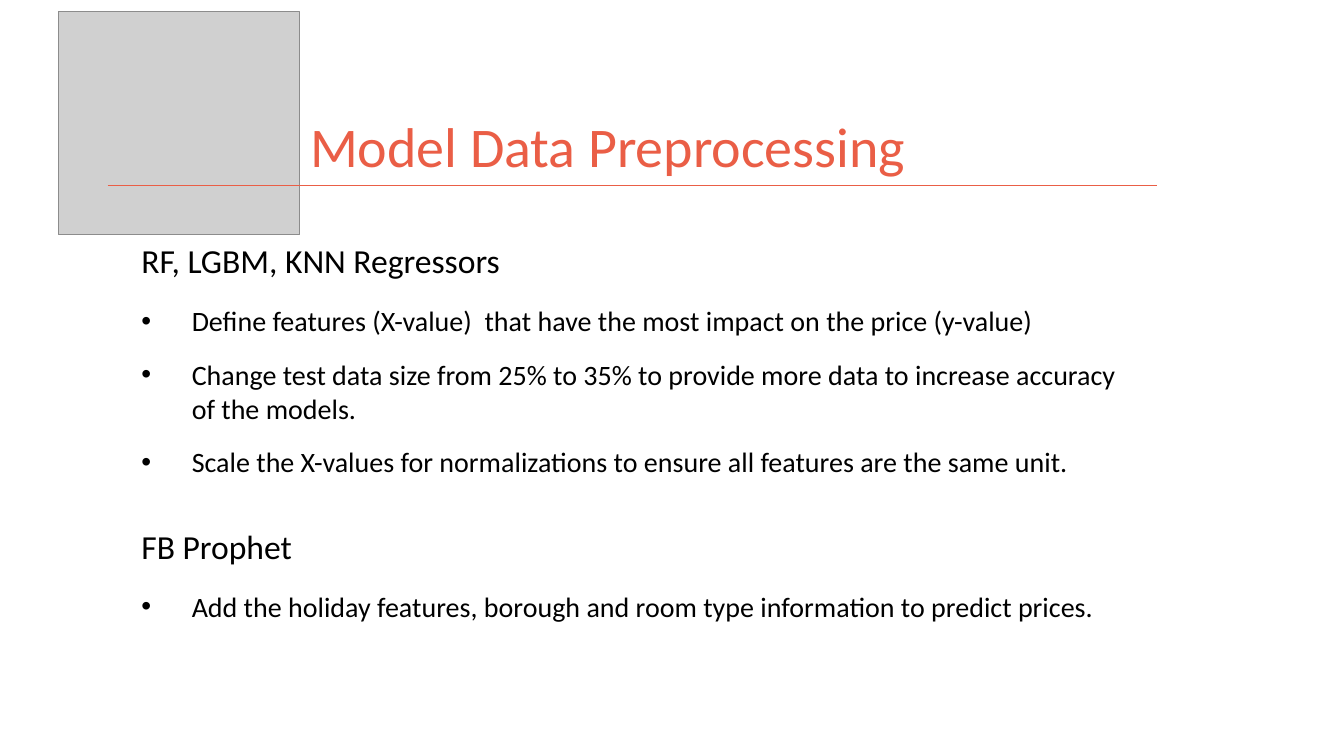
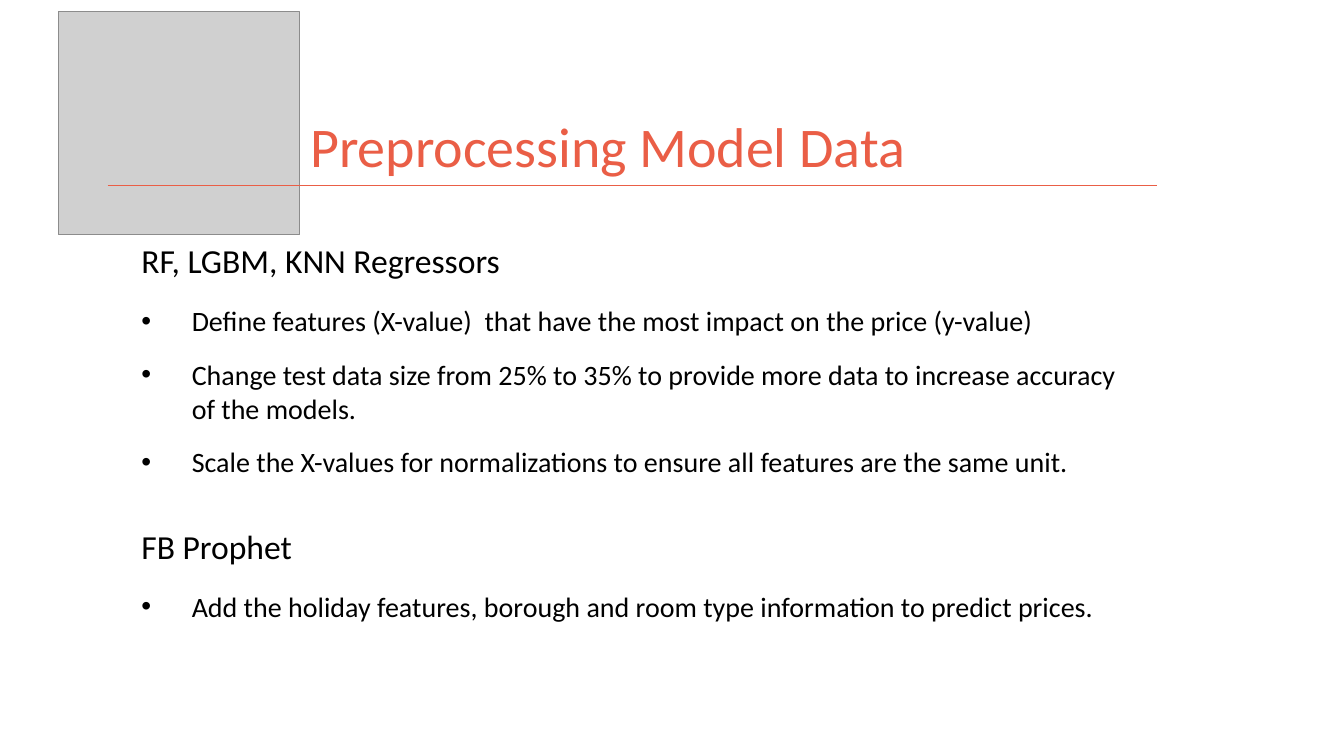
Before and after one commit to kman4/AirbnbPredictions, a slide deck: slide 14 of Airbnb Price Predictions (Model).pptx. Drawn at 1344x756 pixels with LibreOffice and Linux fonts; fonts in the diff are those of the drawing; grey boxes stand for pictures. Boxes give left, top, right and bottom in pixels: in the first picture for what was removed or moved away, otherwise in the second. Text is boxed around its words. In the diff, an @@ line names an element or a change of style, - is before the commit and + after.

Commit message:
update powerpoint

```diff
--- a/Airbnb Price Predictions (Model).pptx
+++ b/Airbnb Price Predictions (Model).pptx
@@ title at (310,128,905,177): text changed @@
-Model Data Preprocessing
+Preprocessing Model Data
```
Also in this commit, not shown: 5 other slides changed, 1 slide added, 1 slide removed.
